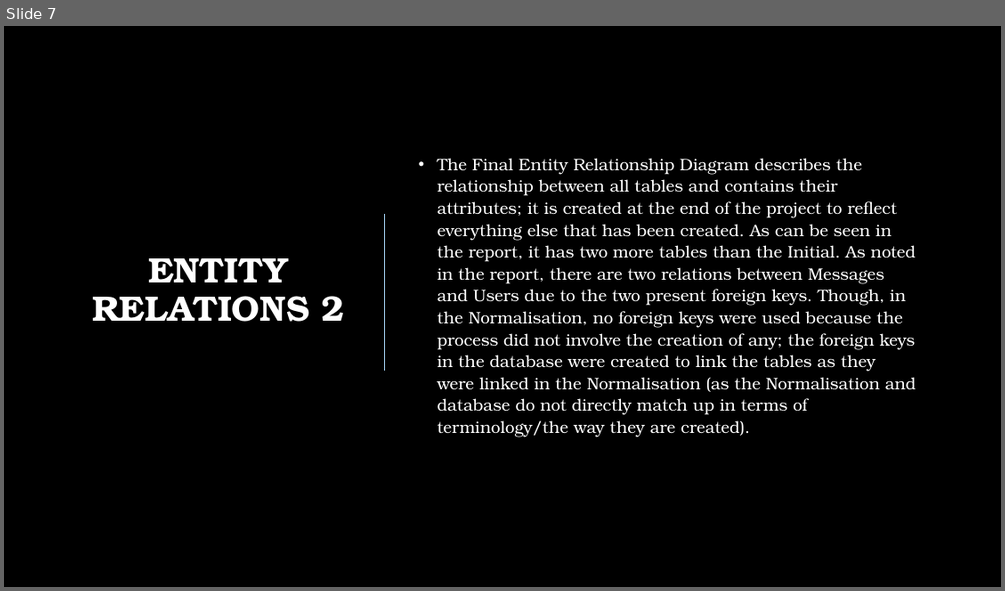
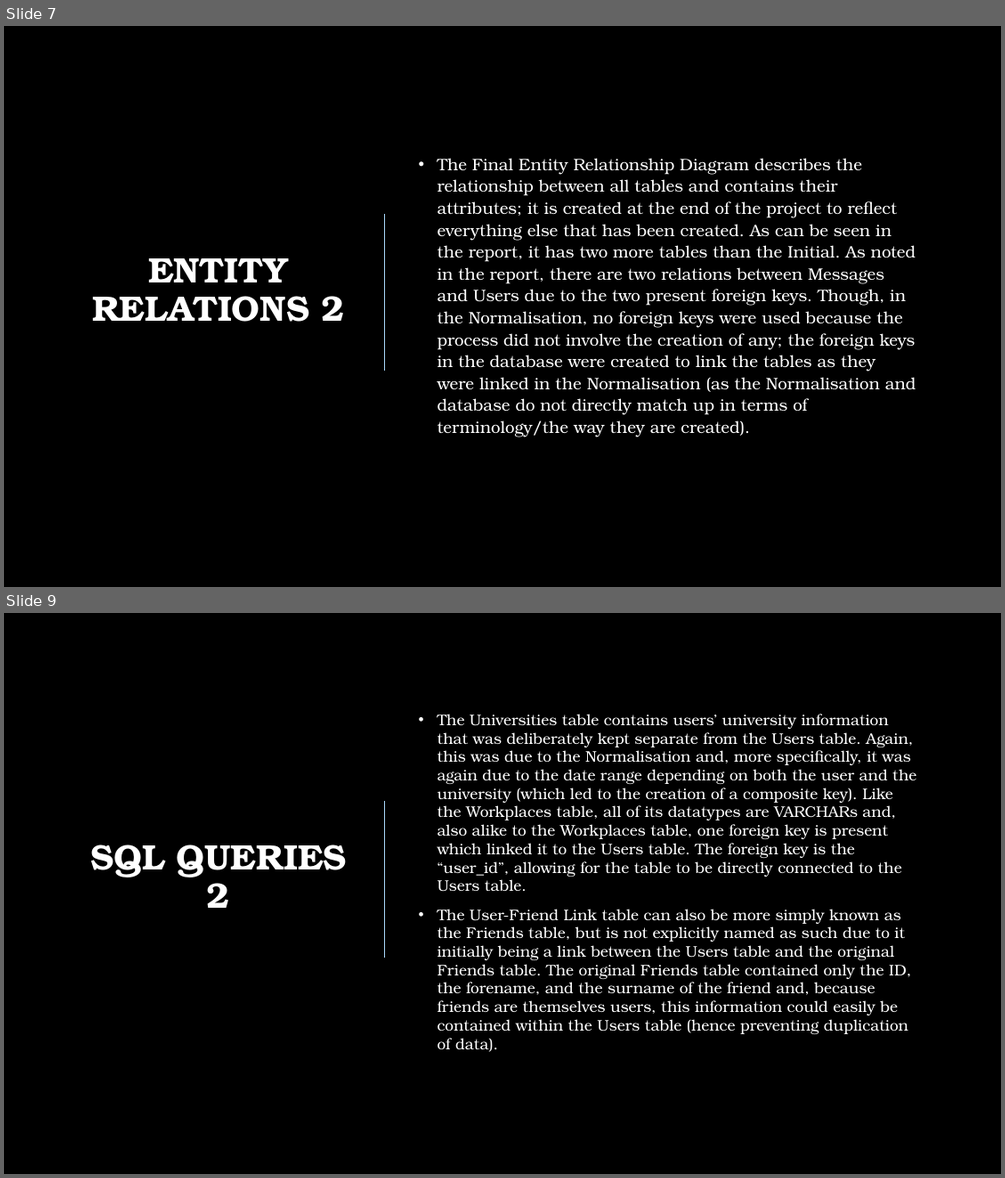
Before and after one commit to jkinver/ISAD157-Coursework, a slide deck: ISAD157 Presentation.pptx. Shown one above the other, each under a label of ours: slide 7 before the commit, slides 7 and 9 after it; the slides between them are not shown. The pictures are 1005x591 and 1005x1178 pixels, drawn with LibreOffice and Linux fonts; fonts in the diff are those of the drawing; background and template pictures are left out. Boxes give left, top, right and bottom in pixels: in the first picture for what was removed or moved away, otherwise in the second. Text is boxed around its words. In the diff, an @@ line names an element or a change of style, - is before the commit and + after.

```diff
--- a/ISAD157 Presentation.pptx
+++ b/ISAD157 Presentation.pptx
@@ slide 9 added at <box>4,613,1001,1174</box>, background picture (left out) @@
@@ text added at <box>437,714,916,1052</box>, 14.8 pt, text #FFFFFF @@
+• The Universities table contains users’ university information that was deliberately kept separate from the Users table. Again, this was due to the Normalisation and, more specifically, it was again due to the date range depending on both the user and the university (which led to the creation of a composite key). Like the Workplaces table, all of its datatypes are VARCHARs and, also alike to the Workplaces table, one foreign key is present which linked it to the Users table. The foreign key is the “user_id”, allowing for the table to be directly connected to the Users table.
+• The User-Friend Link table can also be more simply known as the Friends table, but is not explicitly named as such due to it initially being a link between the Users table and the original Friends table. The original Friends table contained only the ID, the forename, and the surname of the friend and, because friends are themselves users, this information could easily be contained within the Users table (hence preventing duplication of data).
@@ line added from (385, 802) to (385, 957), #ABDAFC 1 pt @@
@@ title added at <box>90,844,347,908</box>, 34 pt, text #FFFFFF, bold @@
+SQL QUERIES 2
```
Also in this commit, not shown: 1 slide changed, 2 other slides added.
